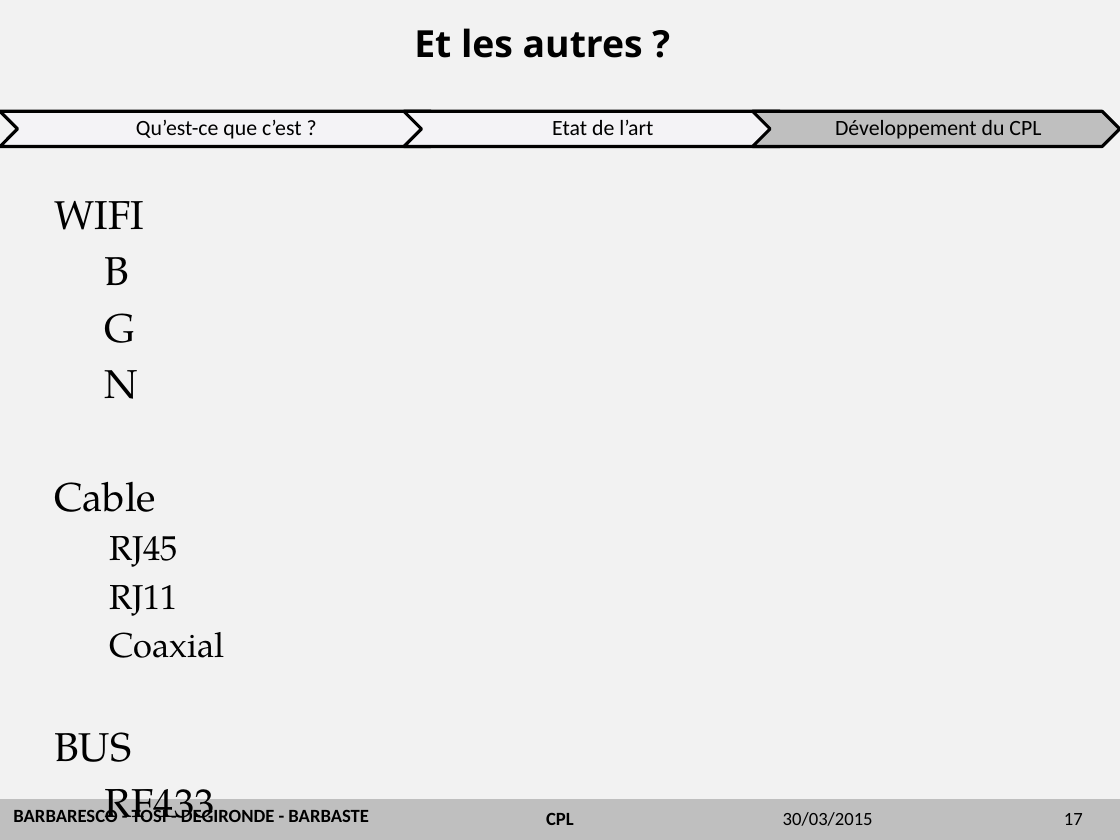
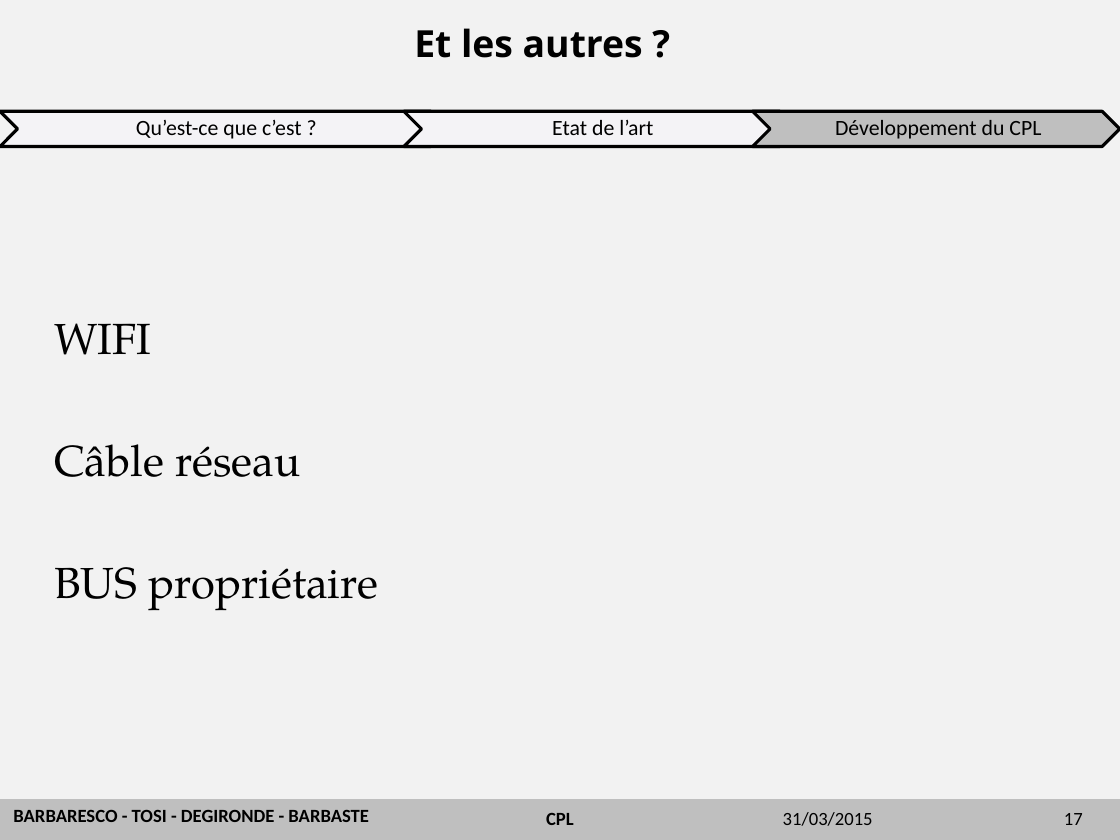
Before and after one commit to emeric254/BETelecomsCPL2014, a slide deck: slide 17 of documents/diapo 30-03.pptx. Drawn at 1120x840 pixels with LibreOffice and Linux fonts; fonts in the diff are those of the drawing; background and template pictures are left out. Boxes give left, top, right and bottom in pixels: in the first picture for what was removed or moved away, otherwise in the second. Text is boxed around its words. In the diff, an @@ line names an element or a change of style, - is before the commit and + after.

```diff
--- a/documents/diapo 30-03.pptx
+++ b/documents/diapo 30-03.pptx
@@ text at (54, 323, 151, 355): size 25.9 to 28 pt in "WIFI" @@
@@ text at (54, 444, 378, 611): text changed; size 25.9 to 28 pt @@
-B
-G
-N
-Cable
-  RJ45
-  RJ11
-  Coaxial
-BUS
-RF433
+Câble réseau
+BUS propriétaire
@@ text at (783, 812, 873, 826): text changed @@
-30/03/2015
+31/03/2015
```
Also in this commit, not shown: 19 other slides changed.
